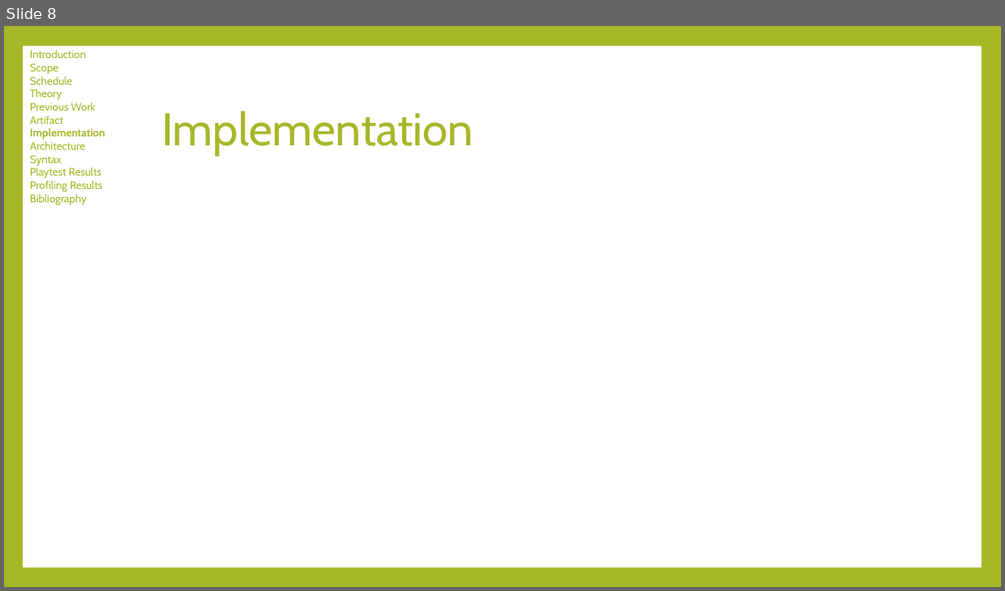
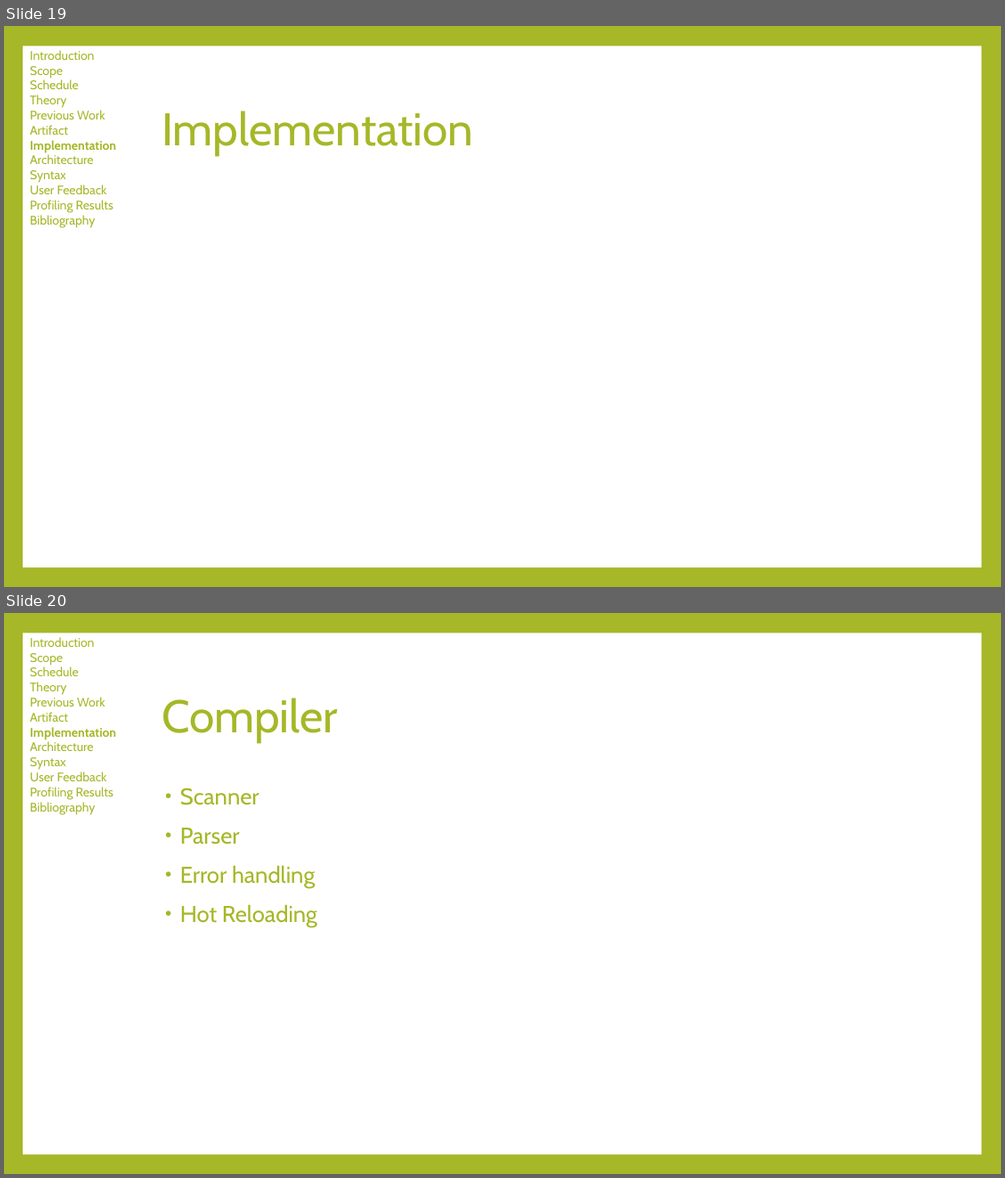
Before and after one commit to tylerwolverton/Guildhall, a slide deck: Zephyr/Documentation/Wolverton_Defense_Slides.pptx. Shown one above the other, each under a label of ours: slide 8 before the commit, slides 19 and 20 after it. The pictures are 1005x591 and 1005x1178 pixels, drawn with LibreOffice and Linux fonts; fonts in the diff are those of the drawing. Boxes give left, top, right and bottom in pixels: in the first picture for what was removed or moved away, otherwise in the second. Text is boxed around its words. In the diff, an @@ line names an element or a change of style, - is before the commit and + after.

```diff
--- a/Zephyr/Documentation/Wolverton_Defense_Slides.pptx
+++ b/Zephyr/Documentation/Wolverton_Defense_Slides.pptx
@@ slide 20 added at (4, 613, 1001, 1174), background #A6B727; not listed: 1 template element that a slide beside it also shows @@
@@ text added at (30, 637, 116, 815), 12 pt, text #A6B727 @@
+Introduction
+Scope
+Schedule
+Theory
+Previous Work
+Artifact
+Implementation
+Architecture
+Syntax
+User Feedback
+Profiling Results
+Bibliography
@@ title added at (162, 698, 338, 742), 44 pt, text #A6B727 @@
+Compiler
@@ text added at (180, 787, 317, 927), 22 pt, text #A6B727 @@
+• Scanner
+• Parser
+• Error handling
+• Hot Reloading
@@ what was slide 8 is now slide 19 @@
@@ slide 19 changed as well @@
@@ text at (30, 50, 116, 228): size 10.5 to 12 pt @@
@@ text at (30, 184, 107, 194): text changed; size 10.5 to 12 pt @@
-Playtest Results
+User Feedback
```
Also in this commit, not shown: 11 other slides changed, 13 other slides added.
